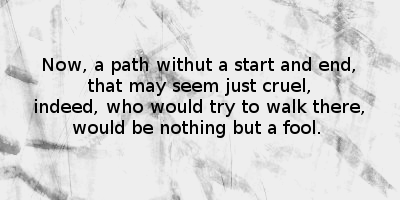
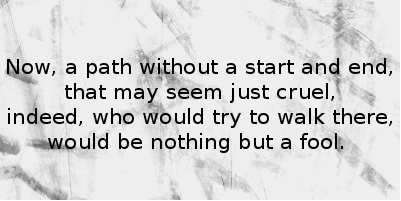
Layer changes from the first 401px x 201px image to the second:
renamed "Now, a path withut a start and..." to "Now, a path without a start an...", painted on it over [7, 57, 392, 153]
